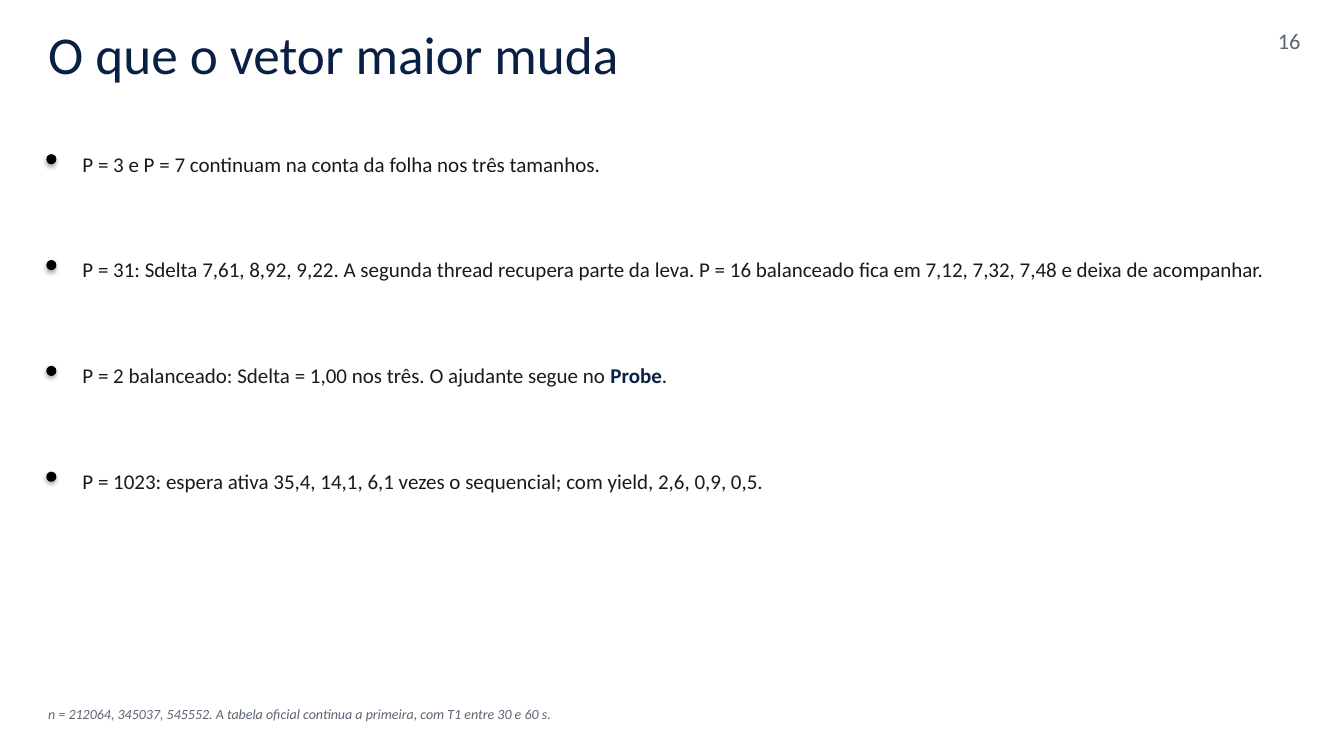
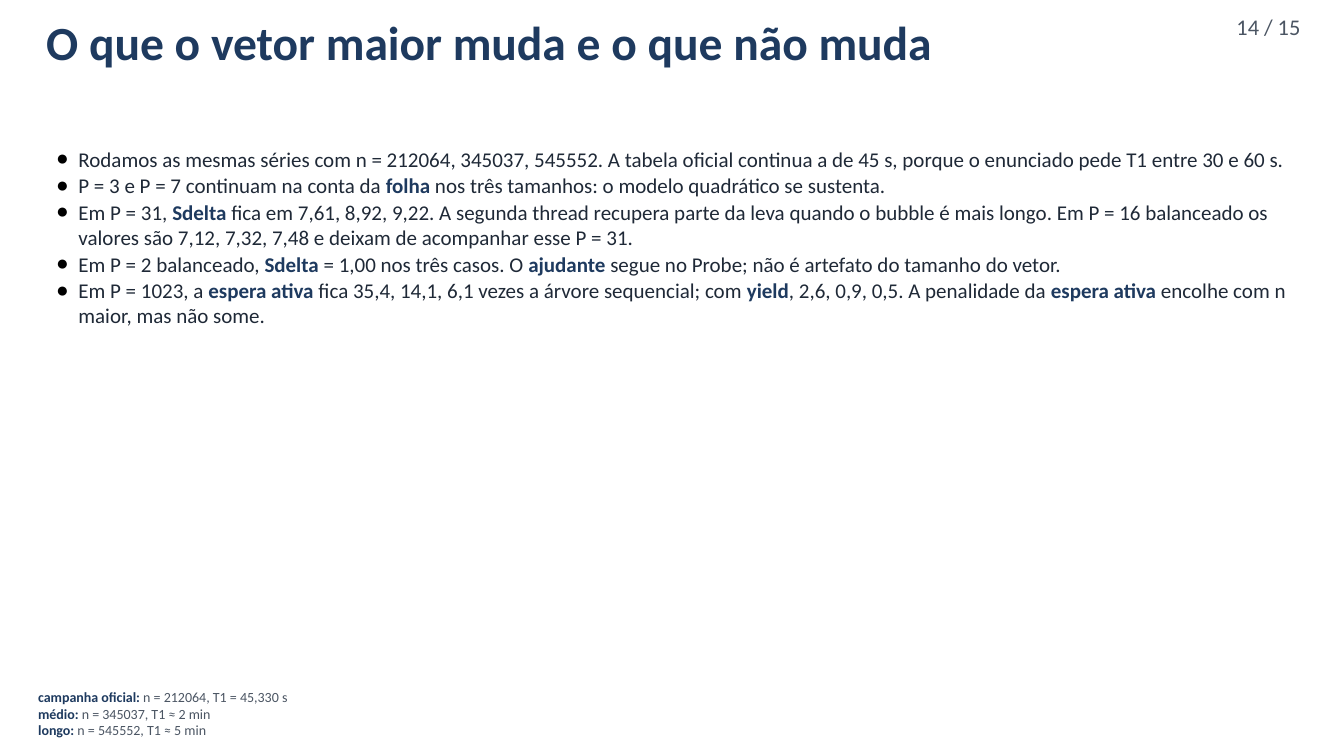
Before and after one commit to bengo501/Trabalho3-Computacao-Paralela, a slide deck: slide 14 of apresentacao/apresentacao.pptx (slide 16 before the commit). Drawn at 1344x756 pixels with LibreOffice and Linux fonts; fonts in the diff are those of the drawing. Boxes give left, top, right and bottom in pixels: in the first picture for what was removed or moved away, otherwise in the second. Text is boxed around its words. In the diff, an @@ line names an element or a change of style, - is before the commit and + after.

```diff
--- a/apresentacao/apresentacao.pptx
+++ b/apresentacao/apresentacao.pptx
@@ text at (46, 26, 932, 68): text changed; size 38 to 34 pt; text colour #0A1F44 to #1E3A5F; bold on @@
-O que o vetor maior muda
+O que o vetor maior muda e o que não muda
@@ text added at (1236, 20, 1301, 35), 16 pt, text #4B5563 @@
+14 / 15
@@ text removed at (1278, 34, 1301, 49) @@
-16
@@ ellipse removed at (46, 154, 56, 164) @@
@@ text added at (78, 152, 1286, 326), 15 pt, text #1F2937 @@
+● Rodamos as mesmas séries com n = 212064, 345037, 545552. A tabela oficial continua a de 45 s, porque o enunciado pede T1 entre 30 e 60 s.
+● P = 3 e P = 7 continuam na conta da folha nos três tamanhos: o modelo quadrático se sustenta.
+● Em P = 31, Sdelta fica em 7,61, 8,92, 9,22. A segunda thread recupera parte da leva quando o bubble é mais longo. Em P = 16 balanceado os valores são 7,12, 7,32, 7,48 e deixam de acompanhar esse P = 31.
+● Em P = 2 balanceado, Sdelta = 1,00 nos três casos. O ajudante segue no Probe; não é artefato do tamanho do vetor.
+● Em P = 1023, a espera ativa fica 35,4, 14,1, 6,1 vezes a árvore sequencial; com yield, 2,6, 0,9, 0,5. A penalidade da espera ativa encolhe com n maior, mas não some.
@@ text removed at (82, 157, 600, 172) @@
-P = 3 e P = 7 continuam na conta da folha nos três tamanhos.
@@ ellipse removed at (46, 260, 56, 270) @@
@@ text removed at (82, 262, 1263, 281) @@
-P = 31: Sdelta 7,61, 8,92, 9,22. A segunda thread recupera parte da leva. P = 16 balanceado fica em 7,12, 7,32, 7,48 e deixa de acompanhar.
@@ ellipse removed at (46, 366, 56, 376) @@
@@ text removed at (82, 368, 667, 387) @@
-P = 2 balanceado: Sdelta = 1,00 nos três. O ajudante segue no Probe.
@@ ellipse removed at (46, 472, 56, 482) @@
@@ text removed at (82, 474, 763, 493) @@
-P = 1023: espera ativa 35,4, 14,1, 6,1 vezes o sequencial; com yield, 2,6, 0,9, 0,5.
@@ text added at (38, 692, 287, 738), 10 pt, text #4B5563 @@
+campanha oficial: n = 212064, T1 = 45,330 s
+médio: n = 345037, T1 ≈ 2 min
+longo: n = 545552, T1 ≈ 5 min
@@ text removed at (48, 709, 551, 722) @@
-n = 212064, 345037, 545552. A tabela oficial continua a primeira, com T1 entre 30 e 60 s.
```
Also in this commit, not shown: 5 other slides changed, 9 slides added, 10 slides removed, 8 other files.
